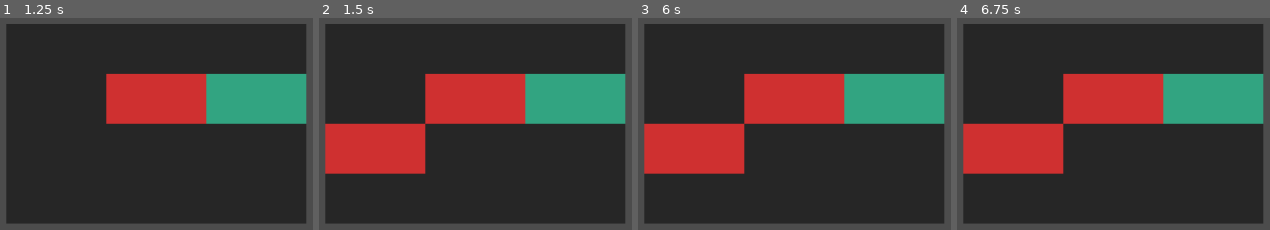
Above: before the commit, frames 1-4 (left to right).
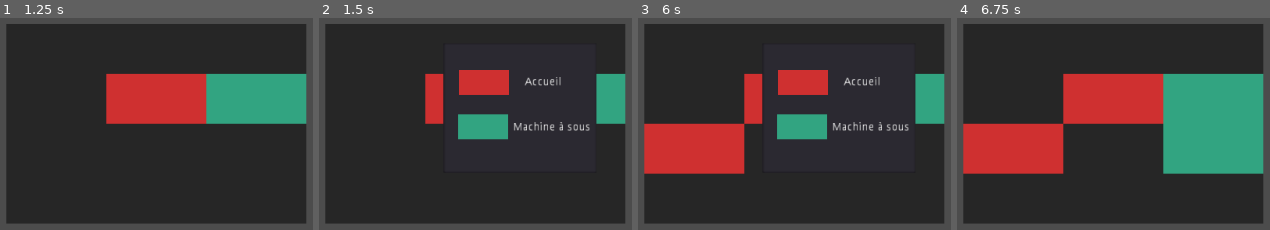
Above: after the commit, the same moments.

Repository: GeoffroyMuller/casino-manager
Game: Godot game, scene res://Scene/Grid_casino.tscn
Two runs of this game, one before a commit and one after it. Both use one fixed random seed, a clock stepped at 60 frames per second and the inputs below. The project has no main scene, so this scene is started directly.
Inputs (mouse positions are in pixels of both pictures, inside the frame that each line leads up to):
- Up to frame 1 (1.25 s): tap Enter at 0.5 s; move the mouse to (outside the picture) at 0.52 s; click (outside the picture) at 0.67 s
- Up to frame 2 (1.5 s): tap Space at 1.25 s; move the mouse to (387, 166) at 1.27 s; click (387, 166) at 1.42 s
- Up to frame 3 (6 s): click (803, 81) at 2.02 s; tap Enter at 2.75, 4.25 s; move the mouse to (947, 41) at 2.77 s; click (947, 41) at 2.92 s; tap Space at 3.5, 5 s; move the mouse to (outside the picture) at 3.52 s; click (outside the picture) at 3.67 s; move the mouse to (outside the picture) at 4.27 s; click (outside the picture) at 4.42 s; move the mouse to (outside the picture) at 5.02 s; click (outside the picture) at 5.17 s; move the mouse to (907, 143) at 5.77 s; click (907, 143) at 5.92 s
- Up to frame 4 (6.75 s): click (1119, 126) at 6.52 s

Frame 1 is identical in both runs. In frame 2, 20% of the frame differs, in the area x 1-89%, y 24-74%; in frame 3, 12%; in frame 4, 7.8%.

Commit message:
room selection

Diff:
--- a/Scene/Grid_casino.tscn
+++ b/Scene/Grid_casino.tscn
@@ -1,13 +1,20 @@
-[gd_scene load_steps=2 format=2]
+[gd_scene load_steps=3 format=2]
 
 [ext_resource path="res://Scene/Script/Grid_casino.gd" type="Script" id=1]
+[ext_resource path="res://Scene/RoomsMenu.tscn" type="PackedScene" id=2]
 
 [node name="Grid_casino" type="Node2D"]
 position = Vector2( 292.3, 178.287 )
 script = ExtResource( 1 )
 
-[node name="allFloor" type="Node2D" parent="."]
+[node name="allRoom" type="Node2D" parent="."]
 position = Vector2( -1.22775, 1.52588e-05 )
 __meta__ = {
 "_edit_lock_": true
 }
+
+[node name="RoomsMenu" parent="allRoom" instance=ExtResource( 2 )]
+visible = false
+position = Vector2( 87.4257, -7.53671 )
+z_index = 3
+[connection signal="room_selected" from="allRoom/RoomsMenu" to="." method="onObjectSelected"]
--- /dev/null
+++ b/Scene/RoomsMenu.tscn
@@ -0,0 +1,50 @@
+[gd_scene load_steps=4 format=2]
+
+[ext_resource path="res://Scene/Script/RoomsMenu.gd" type="Script" id=1]
+[ext_resource path="res://Sprite/New Piskel.png" type="Texture" id=2]
+[ext_resource path="res://Sprite/New Piskel(1).png" type="Texture" id=3]
+
+[node name="RoomsMenu" type="Node2D"]
+script = ExtResource( 1 )
+
+[node name="Panel" type="Panel" parent="."]
+margin_right = 40.0
+margin_bottom = 40.0
+
+[node name="ItemList" type="ItemList" parent="Panel"]
+margin_right = 196.0
+margin_bottom = 166.0
+max_columns = 4
+
+[node name="AccueilButton" type="TextureButton" parent="Panel/ItemList"]
+margin_left = 19.7835
+margin_top = 33.7448
+margin_right = 147.783
+margin_bottom = 97.7448
+rect_min_size = Vector2( 64, 32 )
+rect_scale = Vector2( 0.5, 0.5 )
+texture_normal = ExtResource( 2 )
+
+[node name="MASButton" type="TextureButton" parent="Panel/ItemList"]
+margin_left = 18.5317
+margin_top = 90.7076
+margin_right = 146.532
+margin_bottom = 154.708
+rect_scale = Vector2( 0.5, 0.5 )
+texture_normal = ExtResource( 3 )
+
+[node name="Label" type="Label" parent="Panel/ItemList"]
+margin_left = 103.875
+margin_top = 43.4031
+margin_right = 143.875
+margin_bottom = 57.4031
+text = "Accueil"
+
+[node name="Label2" type="Label" parent="Panel/ItemList"]
+margin_left = 89.2445
+margin_top = 101.436
+margin_right = 188.244
+margin_bottom = 115.436
+text = "Machine à sous"
+[connection signal="pressed" from="Panel/ItemList/AccueilButton" to="." method="_on_AccueilButton_pressed"]
+[connection signal="pressed" from="Panel/ItemList/MASButton" to="." method="_on_MASButton_pressed"]
--- a/Scene/Script/Grid_casino.gd
+++ b/Scene/Script/Grid_casino.gd
@@ -3,9 +3,6 @@
 onready var accueil : PackedScene =  preload("res://Scene/Accueil.tscn")
 onready var machine_sous : PackedScene =  preload("res://Scene/Machine_sous.tscn")
 onready var nul : PackedScene = preload("res://Scene/Empty.tscn")
-
-# will contain the object the user want to create
-onready var objectToCreate : PackedScene = accueil
 
 signal gainChanged(gain)
 
@@ -18,8 +15,6 @@
 
 var x : Array = [0, 128, 256]
 var y : Array = [0, 64, 128, 192]
-
-var rooms : Array = [null, accueil]
 
 func _ready():
 	initialize_empty_grid()
@@ -46,7 +41,7 @@
 func display_room(i, j):
 	var obj = get_object_at_coordonates(i,j)
 	if (obj != null):
-		$allFloor.add_child(obj)
+		$allRoom.add_child(obj)
 		obj.position = Vector2(x[j], y[i])
 
 func initialize_empty_grid():
@@ -72,16 +67,19 @@
 	object_instance.connect("clicked", self,"onObjectClicked")
 	object_instance.connect("facture", self,"onFactureReceived")
 
-# when a floor is clicked
+# when a room is clicked
 func onObjectClicked(room, id):
 	print(room.get_pos(), " ", id)
+	#replace an empty room with the room stocked in objectToCreate
+	if (id == 0):
+		$allRoom/RoomsMenu.visible = true
+		$allRoom/RoomsMenu.set_pos(room.get_pos()[0], room.get_pos()[1])
+	# else print info of the selected room
 
-	#replace an empty floor with the floor stocked in objectToCreate
-	if (id == 0 and objectToCreate != null):
-		set_object_at_coordonates(room.get_pos()[0], room.get_pos()[1], objectToCreate)
-
-		objectToCreate = null
-	# else print info of the selected floor
+func onObjectSelected(room, pos):
+	set_object_at_coordonates(pos[0], pos[1], room)
+	$allRoom/RoomsMenu.visible = false
+	pass
 
 #receive all the signals from every rooms and emit a signal who whill be handled by the main scene
 func onFactureReceived(gain, cost):
@@ -89,4 +87,3 @@
 	var total = gain - cost
 	# the core scene will handled this signal and modified the gain
 	emit_signal("gainChanged", total)
-	pass
--- /dev/null
+++ b/Scene/Script/RoomsMenu.gd
@@ -0,0 +1,28 @@
+extends Node2D
+
+onready var accueil : PackedScene =  preload("res://Scene/Accueil.tscn")
+onready var machine_sous : PackedScene =  preload("res://Scene/Machine_sous.tscn")
+#onready var nul : PackedScene = preload("res://Scene/Empty.tscn")
+
+signal room_selected(room, pos)
+
+var x = -1
+var y = -1
+
+func _ready():
+	pass # Replace with function body.
+
+func set_pos(x, y):
+	self.x = x
+	self.y = y
+
+func create_and_init(object):
+	var object_instance = object.instance()
+	object_instance.set_pos(x, y)
+	emit_signal("room_selected", object, [x, y])
+
+func _on_AccueilButton_pressed():
+	create_and_init(accueil)
+
+func _on_MASButton_pressed():
+	create_and_init(machine_sous)
--- a/Scene/Script/room_interface.gd
+++ b/Scene/Script/room_interface.gd
@@ -10,6 +10,9 @@
 
 signal clicked(room, id)
 signal facture(gain, cost)
+
+func get_id() -> int :
+	return id
 
 func get_pos() -> Array :
 	return [position_x, position_y]
